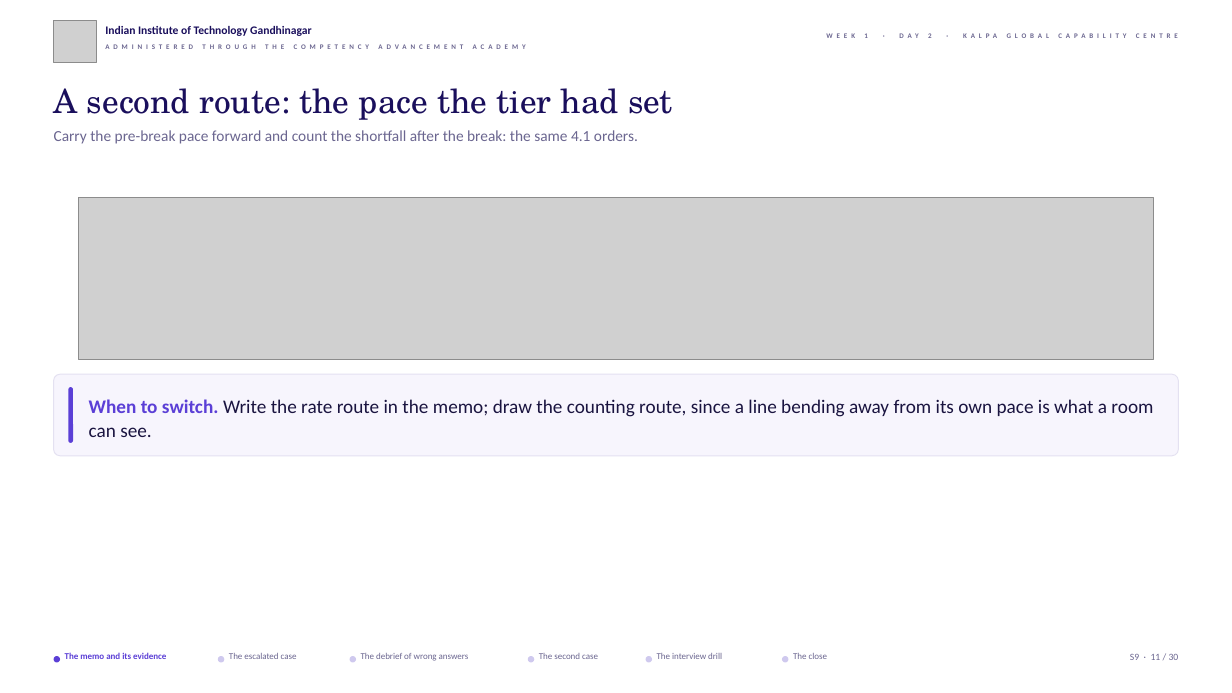
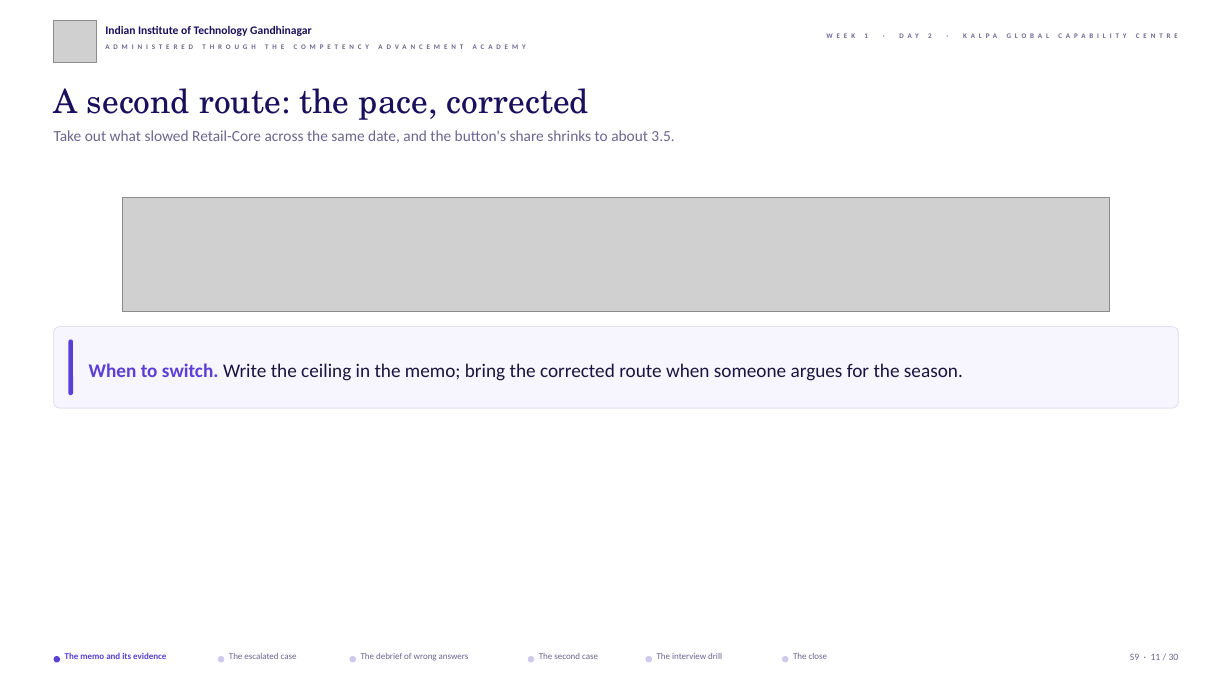
Before and after one commit to fde-academy-lab/c2-content-factory, a slide deck: slide 11 of content/W01/D2/slides/C2_W01_D02_half2_STUDENT.pptx. Drawn at 1232x693 pixels with LibreOffice and Linux fonts; fonts in the diff are those of the drawing; grey boxes stand for pictures; background and template pictures are left out. Boxes give left, top, right and bottom in pixels: in the first picture for what was removed or moved away, otherwise in the second. Text is boxed around its words. In the diff, an @@ line names an element or a change of style, - is before the commit and + after.

```diff
--- a/content/W01/D2/slides/C2_W01_D02_half2_STUDENT.pptx
+++ b/content/W01/D2/slides/C2_W01_D02_half2_STUDENT.pptx
@@ text at box(54, 88, 589, 120): text changed @@
-A second route: the pace the tier had set
+A second route: the pace, corrected
@@ text at box(54, 130, 674, 143): text changed @@
-Carry the pre-break pace forward and count the shortfall after the break: the same 4.1 orders.
+Take out what slowed Retail-Core across the same date, and the button's share shrinks to about 3.5.
@@ picture: place and size @@
-picture at box(79, 198, 1153, 360)
+picture at box(122, 198, 1110, 311)
@@ rounded rectangle: place and size @@
-rounded rectangle at box(54, 374, 1178, 456)
+rounded rectangle at box(54, 326, 1178, 408)
@@ rounded rectangle: place and size @@
-rounded rectangle at box(68, 387, 73, 443)
+rounded rectangle at box(68, 339, 73, 395)
@@ text at box(89, 363, 963, 381): text changed @@
-When to switch. Write the rate route in the memo; draw the counting route, since a line bending away from its own pace is what a room can see.
+When to switch. Write the ceiling in the memo; bring the corrected route when someone argues for the season.
```
Also in this commit, not shown: 18 other slides changed, 13 other files.
